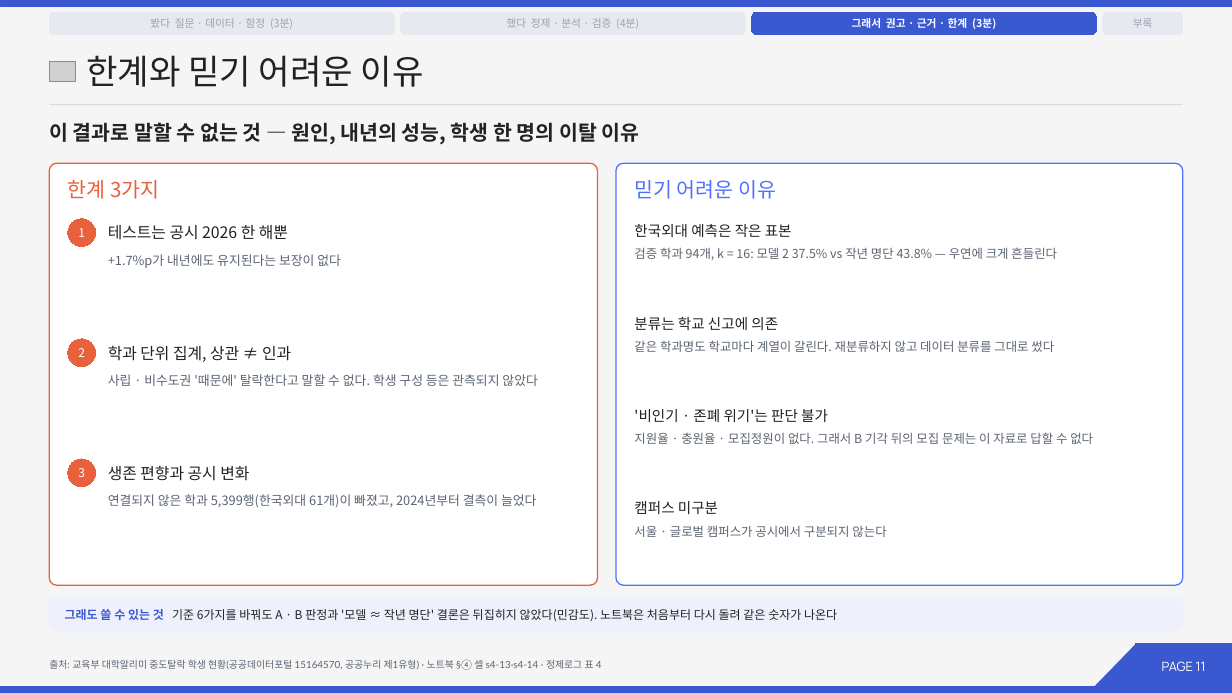
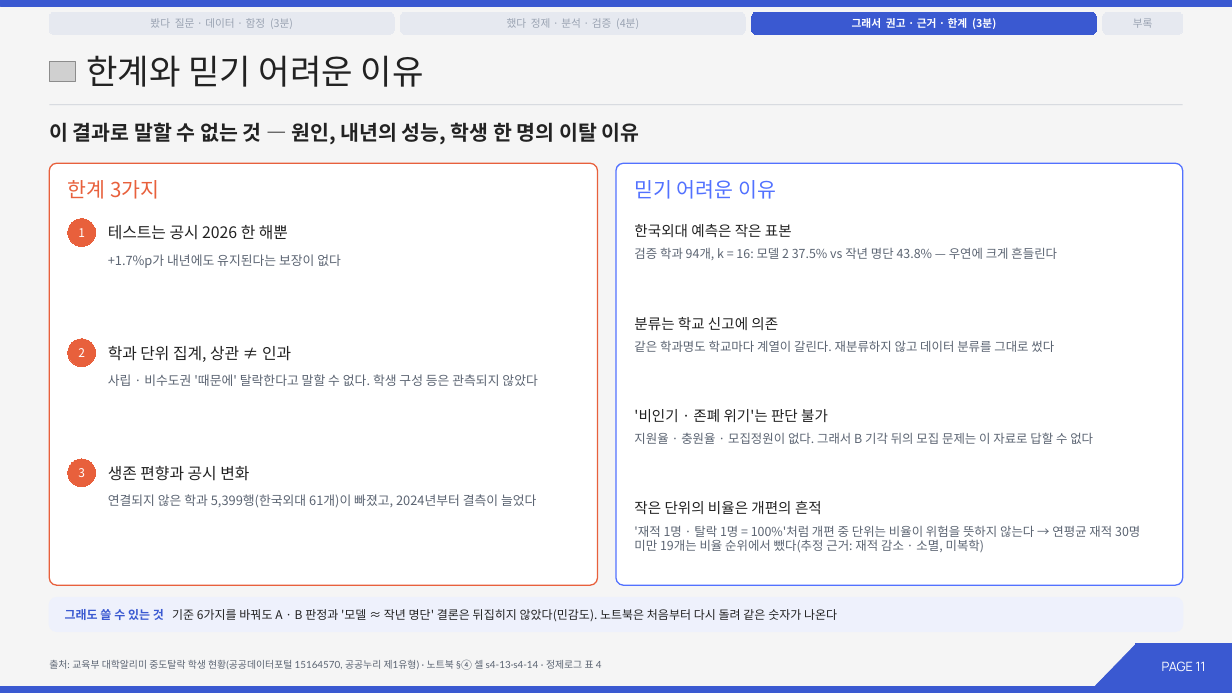
Before and after one commit to 202103116-stack/university-dropout-risk-analysis, a slide deck: slide 11 of slides/14조_발표.pptx. Drawn at 1232x693 pixels with LibreOffice and Linux fonts; fonts in the diff are those of the drawing; grey boxes stand for pictures. Boxes give left, top, right and bottom in pixels: in the first picture for what was removed or moved away, otherwise in the second. Text is boxed around its words. In the diff, an @@ line names an element or a change of style, - is before the commit and + after.

```diff
--- a/slides/14조_발표.pptx
+++ b/slides/14조_발표.pptx
@@ text at <box>634,501,822,514</box>: text changed @@
-캠퍼스 미구분
+작은 단위의 비율은 개편의 흔적
@@ text at <box>634,525,1140,552</box>: text changed @@
-서울 · 글로벌 캠퍼스가 공시에서 구분되지 않는다
+'재적 1명 · 탈락 1명 = 100%'처럼 개편 중 단위는 비율이 위험을 뜻하지 않는다 → 연평균 재적 30명 미만 19개는 비율 순위에서 뺐다(추정 근거: 재적 감소 · 소멸, 미복학)
```
Also in this commit, not shown: 5 other slides changed, 1 slide added, 22 other files.
